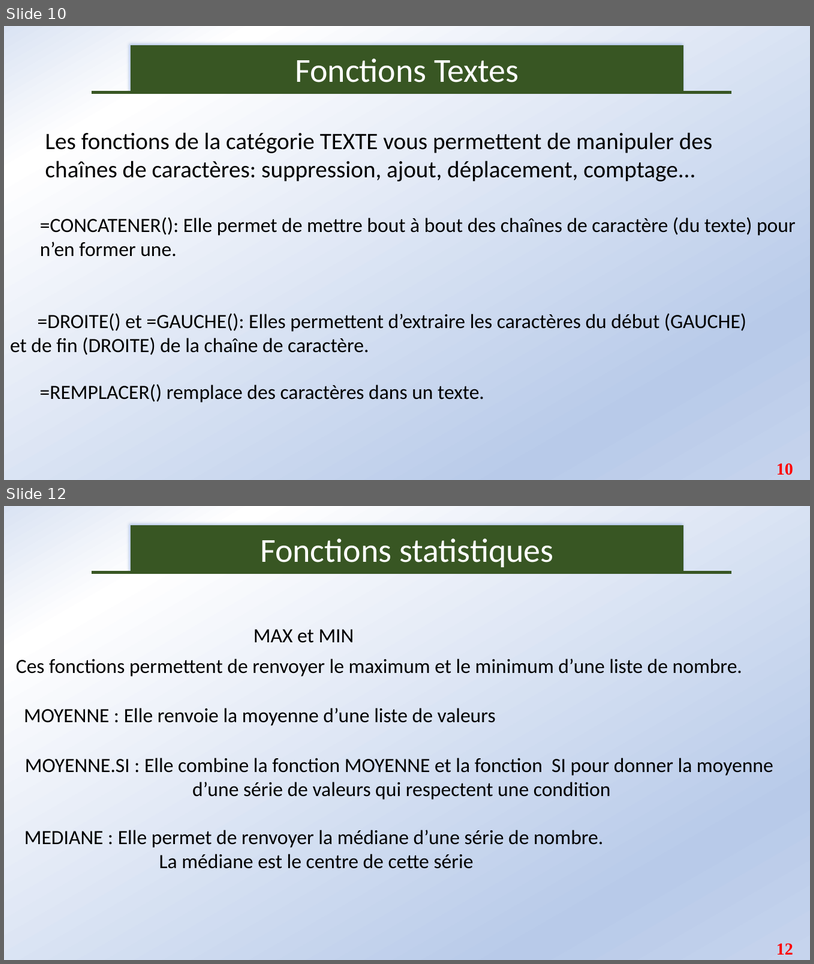
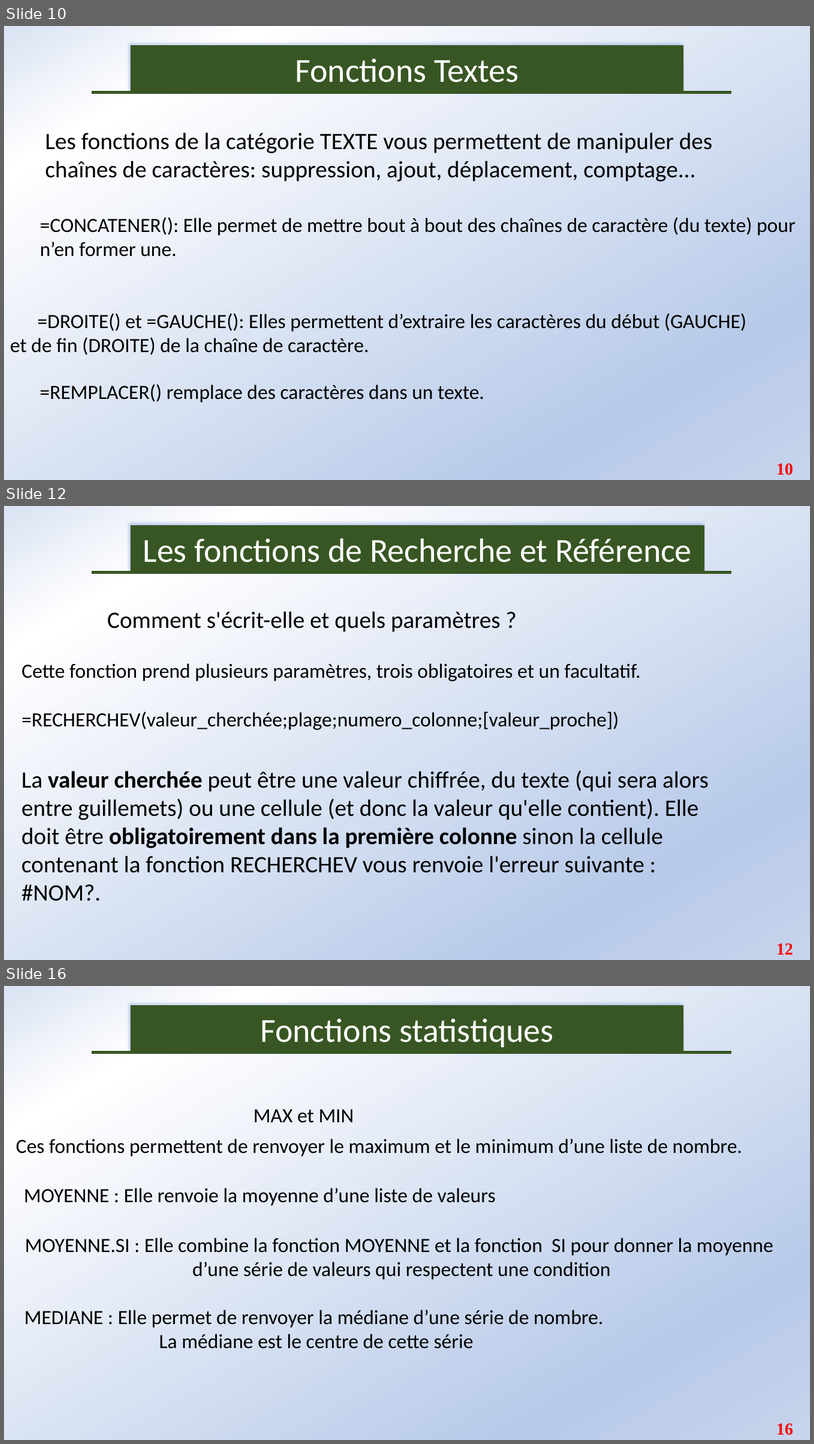
Before and after one commit to Abson-dev/Formation-Excel-IFDC, a slide deck: Cours/IFDC_2.pptx. Shown one above the other, each under a label of ours: slides 10 and 12 before the commit, slides 10, 12 and 16 after it; the slides between them are not shown. The pictures are 814x964 and 814x1444 pixels, drawn with LibreOffice and Linux fonts; fonts in the diff are those of the drawing. Boxes give left, top, right and bottom in pixels: in the first picture for what was removed or moved away, otherwise in the second. Text is boxed around its words. In the diff, an @@ line names an element or a change of style, - is before the commit and + after.

```diff
--- a/Cours/IFDC_2.pptx
+++ b/Cours/IFDC_2.pptx
@@ slide 12 added at box(4, 506, 810, 960), background gradient #DAE3F3 to #FFFFFF to #B8CAE9 to #C6D4ED @@
@@ rectangle added at box(131, 525, 705, 572), fill #385723, outline #385723 0.75 pt, 40 pt, text #FFFFFF @@
+Les fonctions de Recherche et Référence
@@ line added from (92, 573) to (732, 573), #385723 3 pt @@
@@ text added at box(107, 611, 501, 632), 28 pt, text #000000 @@
+Comment s'écrit-elle et quels paramètres ?
@@ text added at box(21, 663, 641, 730), 24 pt, text #000000 @@
+Cette fonction prend plusieurs paramètres, trois obligatoires et un facultatif.
+=RECHERCHEV(valeur_cherchée;plage;numero_colonne;[valeur_proche])
@@ text added at box(21, 770, 709, 901), 28 pt, text #000000 @@
+La valeur cherchée peut être une valeur chiffrée, du texte (qui sera alors entre guillemets) ou une cellule (et donc la valeur qu'elle contient). Elle doit être obligatoirement dans la première colonne sinon la cellule contenant la fonction RECHERCHEV vous renvoie l'erreur suivante : #NOM?.
@@ page number added at box(777, 943, 794, 954), 20 pt, text #FF0000, bold @@
+12
@@ what was slide 12 is now slide 16 @@
@@ page number at box(777, 1423, 794, 1435): text changed @@
-12
+16
```
Also in this commit, not shown: 3 slides changed, 3 other slides added, 1 slide removed.
